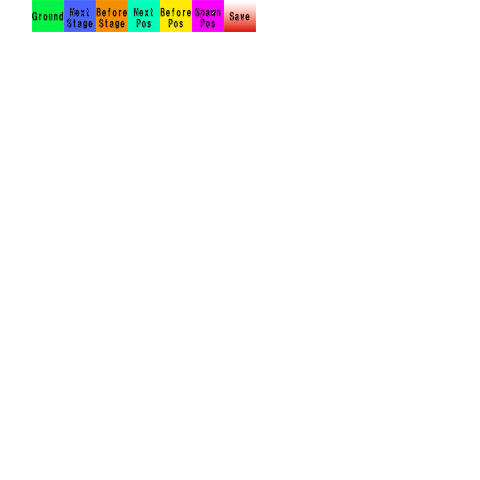
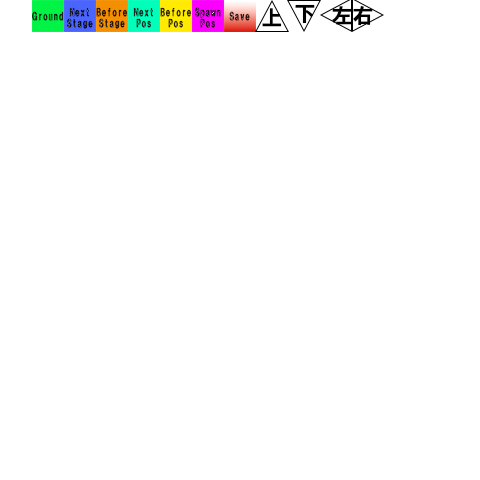
Layers edited between the first and the second w=480, h=480 image:
added group "右針" with 2 layers above "左針" over [352, 0, 384, 32]
added layer "右" in group "右針" over [353, 6, 373, 26]
added layer "三角形 1" (1st of 4, in "右針") in group "右針" over [352, 0, 384, 32]
added group "左針" with 2 layers above "下針" over [320, 0, 352, 32]
added layer "左" in group "左針" over [332, 6, 352, 25]
added layer "三角形 1" (2nd of 4, in "左針") in group "左針" over [320, 0, 352, 32]
added group "下針" with 2 layers above "上針" over [287, 0, 321, 32]
added layer "下" in group "下針" over [295, 4, 315, 24]
added layer "三角形 1" (3rd of 4, in "下針") in group "下針" over [287, 0, 321, 32]
added group "上針" with 2 layers above "地面" over [255, 0, 289, 32]
added layer "上" in group "上針" over [262, 8, 282, 27]
added layer "三角形 1" (4th of 4, in "上針") in group "上針" over [255, 0, 289, 32]
